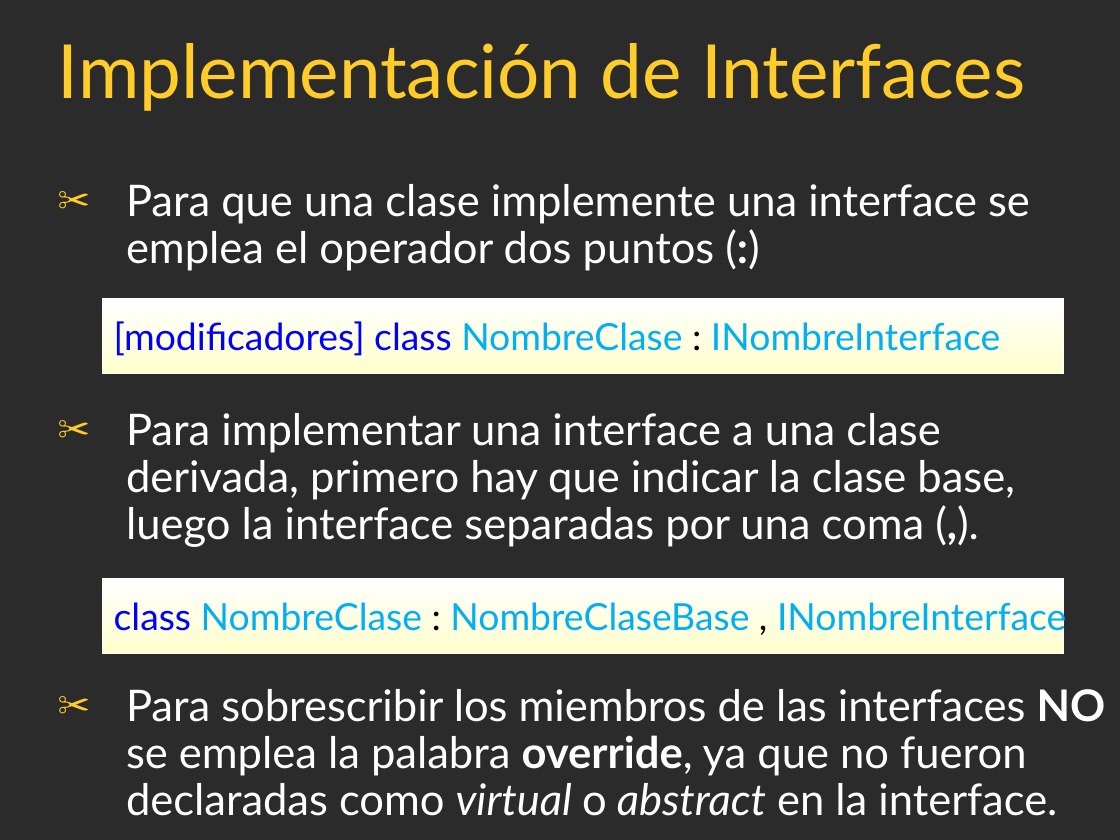
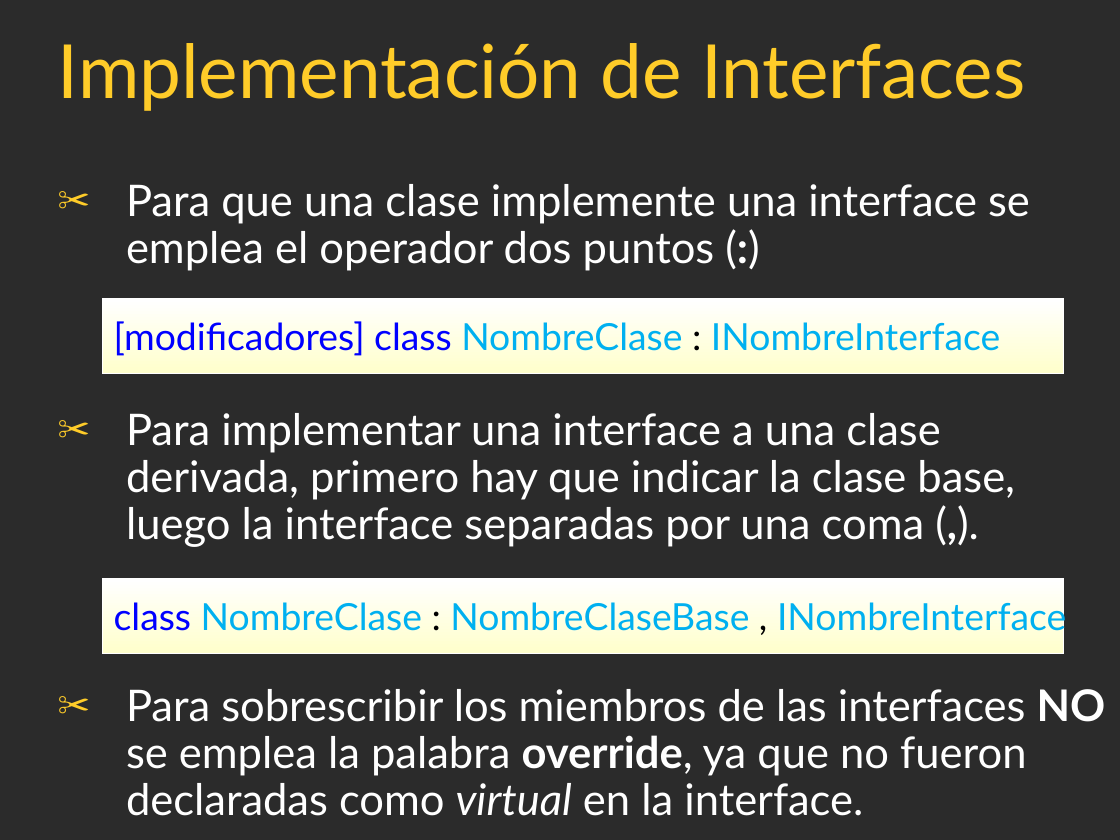
Before and after one commit to agustinezequielgomez/Laboratorio-II, a slide deck: slide 10 of Campus/PPT's/ProgramacionII_Clase_18-2017.ppt. Drawn at 1120x840 pixels with LibreOffice and Linux fonts; fonts in the diff are those of the drawing; background and template pictures are left out; a plain dark background stands for a picture behind light text. Boxes give left, top, right and bottom in pixels: in the first picture for what was removed or moved away, otherwise in the second. Text is boxed around its words. In the diff, an @@ line names an element or a change of style, - is before the commit and + after.

```diff
--- a/Campus/PPT's/ProgramacionII_Clase_18-2017.ppt
+++ b/Campus/PPT's/ProgramacionII_Clase_18-2017.ppt
@@ text at box(126, 689, 1106, 816): text changed @@
-✂ Para sobrescribir los miembros de las interfaces NO se emplea la palabra override, ya que no fueron declaradas como virtual o abstract en la interface.
+✂ Para sobrescribir los miembros de las interfaces NO se emplea la palabra override, ya que no fueron declaradas como virtual en la interface.
```
Also in this commit, not shown: 5 other slides changed, 5 slides removed, 27 other files.
